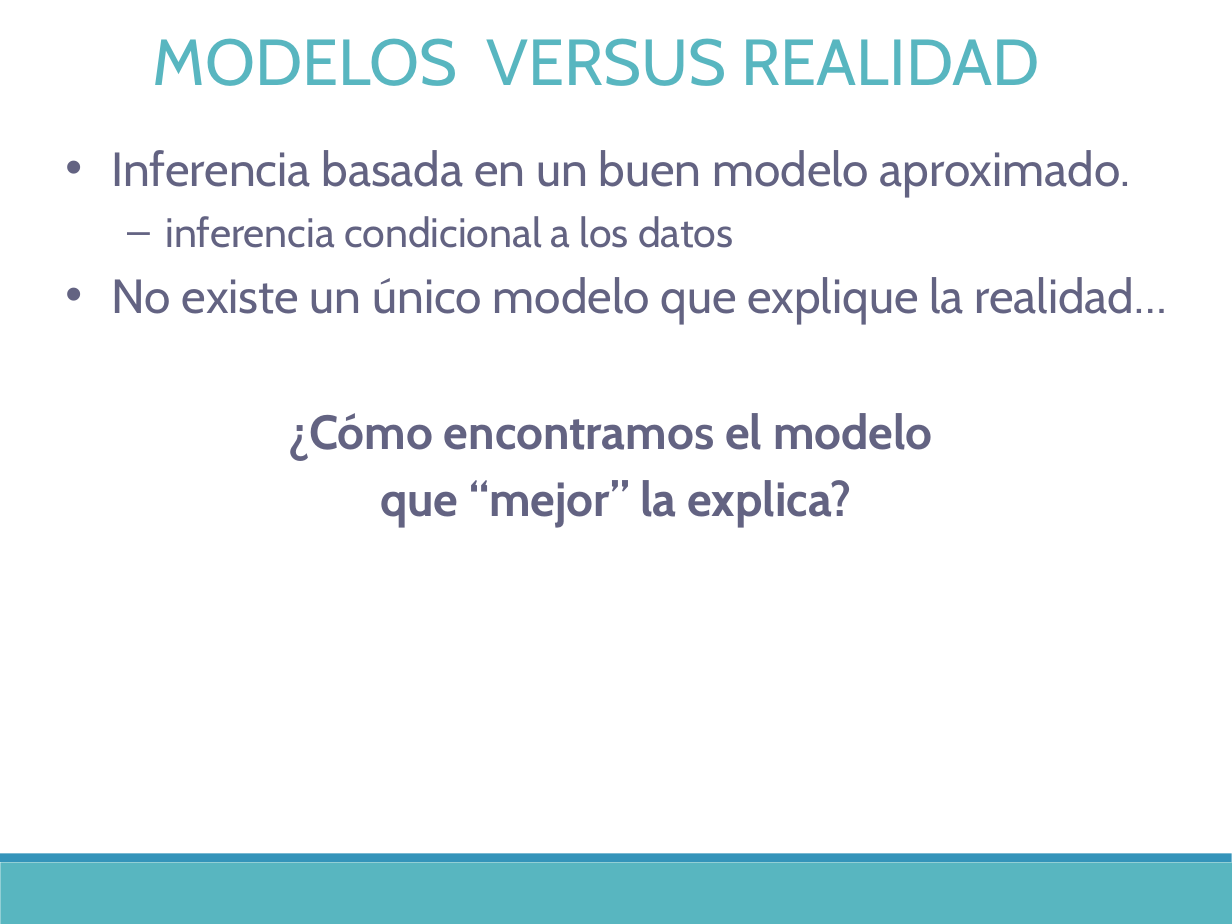
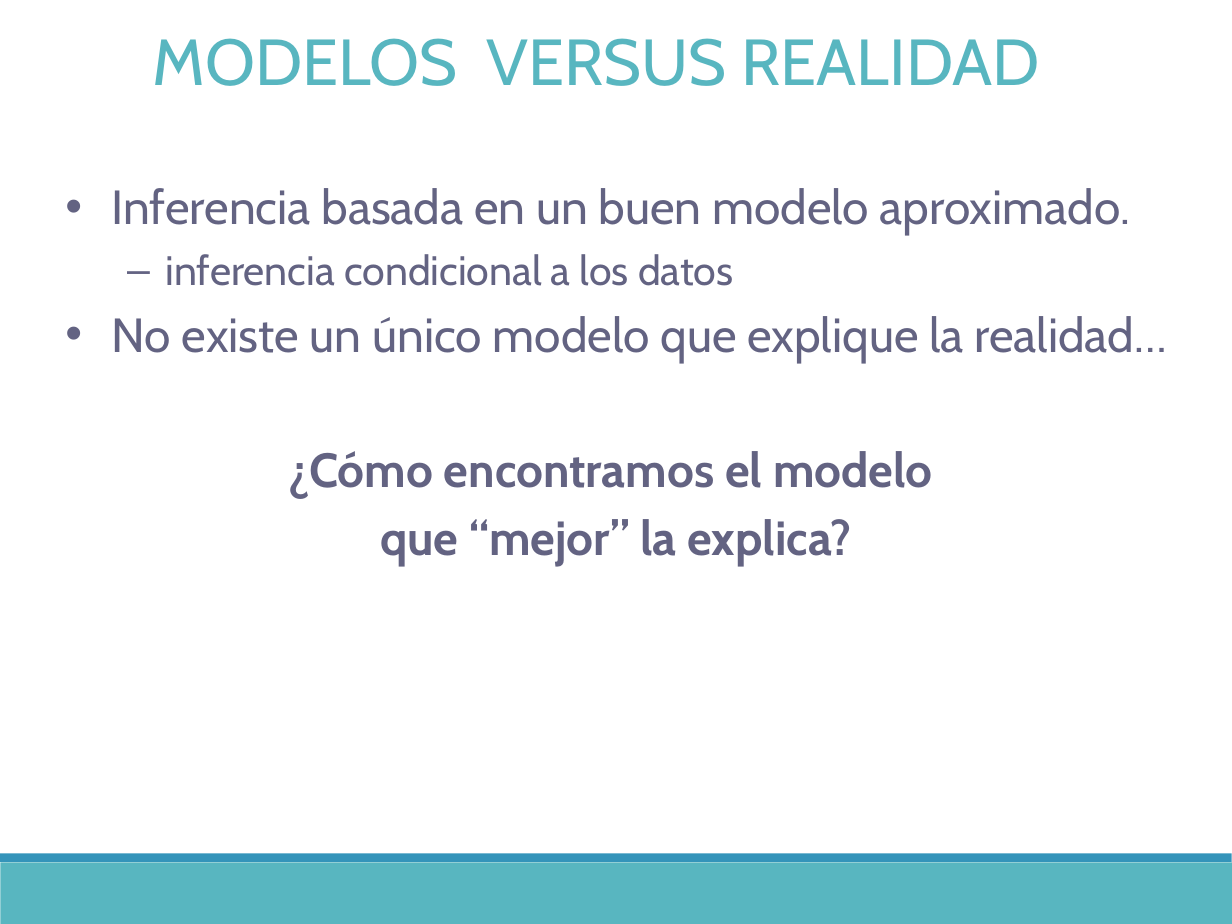
Before and after one commit to DrIgoA/Curso-Ocupacion23, a slide deck: slide 12 of ppt/Modulo 2_Occupacion2023.pptx. Drawn at 1232x924 pixels with LibreOffice and Linux fonts; fonts in the diff are those of the drawing. Boxes give left, top, right and bottom in pixels: in the first picture for what was removed or moved away, otherwise in the second. Text is boxed around its words. In the diff, an @@ line names an element or a change of style, - is before the commit and + after.

```diff
--- a/ppt/Modulo 2_Occupacion2023.pptx
+++ b/ppt/Modulo 2_Occupacion2023.pptx
@@ text "Inferencia basada en un buen ...": place and size @@
-text "Inferencia basada en un buen ..." at (112, 150, 1167, 528)
+text "Inferencia basada en un buen ..." at (112, 188, 1167, 566)
```
Also in this commit, not shown: 10 other slides changed, 3 other files.
